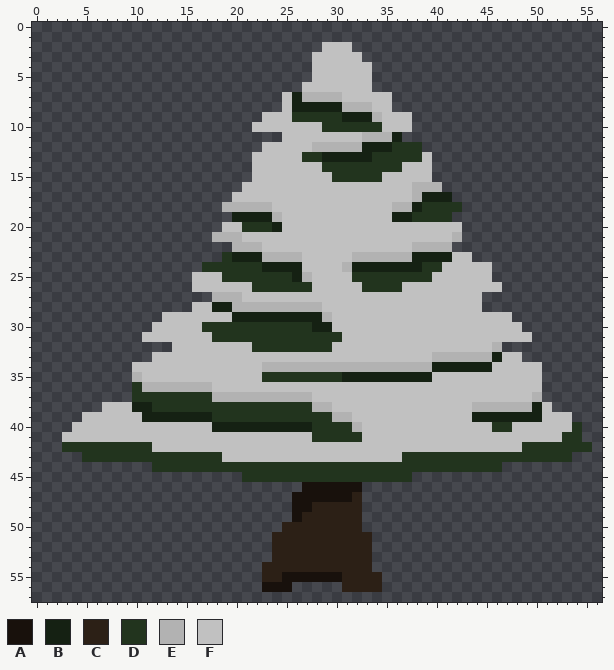
Edited in one commit: pixel-art sprite (resources/images/obstacles/sapin enneigé.png). Above: the version before the commit.
The file is 57x58 pixels.
Palette (. is transparent): A #18110c  B #152113  C #2c2016  D #22341e  E #b2b2b2  F #c1c1c1
Pixels before (only the part around the change), first column x 0:
 0 .........................................................
 1 .........................................................
 2 .............................FFF.........................
 3 ............................FFFFF........................
 4 ............................FFFFFF.......................
 5 ............................FFFFFF.......................
 6 ...........................FFFFFFF.......................
 7 .........................FBEEEEFFFFF.....................
 8 .........................FBBBBBEEEFF.....................
 9 .......................FFFDDDDDBBBEFFF...................
10 ......................FFFFFFFDDDDDDFFF...................
11 .........................FFFFFFFFEEEB....................
12 .......................FFFFFEEEEEBBBDDD..................
13 ......................FFFFFDDBBBBBDDDDDF.................
14 ......................FFFFFFFDDDDDDDDFFF.................
15 ......................FFFFFFFFDDDDDFFFFF.................
16 .....................FFFFFFFFFFFFFFFFFEEE................
17 ....................FFFFFFFFFFFFFFFFFFEBBB...............
18 ...................EEEEEFFFFFFFFFFFFEEBDDDD..............
19 ....................BBBBEFFFFFFFFFFFBBDDDD...............
20 ...................FFDDDBFFFFFFFFFFFFFFFFFF..............
21 ..................EEEFFFFFFFFFFFFFFFFFFFFFE..............
22 ....................EEEFFFFFFFFFFFFFFFEEEE...............
23 ...................DBBBEEEEFFFFFEEEEEEBBBBFF.............
24 .................DDDDDDBBBBFFFFEBBBBBBBDDFFFFF...........
25 ................FFFDDDDDDDBEFFFFDDDDDDDDFFFFFF...........
26 ................FFFFFFDDDDDDFFFFFDDDDFFFFFFFFFF..........
27 ..................EEEFFFFFFFFFFFFFFFFFFFFFFFF............
28 ................FFBBEEEEEEEEEFFFFFFFFFFFFFFFF............
29 .............FFFFFFFBBBBBBBBBEFFFFFFFFFFFFFFFFFF.........
30 ............FFFFFDDDDDDDDDDDBBFFFFFFFFFFFFFFFFFFF........
31 ...........FFFFFFFDDDDDDDDDDDDDFFFFFFFFFFFFFFFFFFF.......
32 ..............FFFFFFFFDDDDDDDDFFFFFFFFFFFFFFFFE..........
33 ............FFFFFFFFFFFFFFFFFFFFFFFFFFFFEEEEEEBFF........
34 ..........FFFFFFFFFFFFFEEEEEEEEEEEEEEEEEBBBBBBFFFFF......
35 ..........EFFFFFFFFFFFFDDDDDDDDBBBBBBBBBFFFFFFFFFFF......
36 ..........DEEEEEEEFFFFFFFFFFFFFFFFFFFFFFFFFFFFFFFFF......
37 ..........DDDDDDDDEEEEEEEEEEFFFFFFFFFFFFFFFFFFFFFFE......
38 .......FFFBBDDDDDDDDDDDDDDDDEEFFFFFFFFFFFFFFEEEEEEBF.....
39 .....FFFFFFBBBBBBBDDDDDDDDDDDDEEFFFFFFFFFFFFBBBBBBBFFF...
40 ....FFFFFFFFFFFFFFBBBBBBBBBBDDDDEFFFFFFFFFFFFFDDFFFFFFD..
41 ...FFFFFFFFFFFFFFFFFFFFFFFFFDDDDDFFFFFFFFFFFFFFFFFFFFDD..
42 ...DDDDDDDDDFFFFFFFFFFFFFFFFFFFFFFFFFFFFFFFFFFFFFDDDDDDD.
43 .....DDDDDDDDDDDDDDFFFFFFFFFFFFFFFFFFDDDDDDDDDDDDDDDDD...
44 ............DDDDDDDDDDDDDDDDDDDDDDDDDDDDDDDDDDD..........
45 .....................DDDDDDDDDDDDDDDDD...................
46 ...........................AAAAAA........................
47 ..........................AAAAAAC........................
48 ..........................AACCCCC........................
49 ..........................ACCCCCC........................
50 .........................CCCCCCCC........................
51 ........................CCCCCCCCCC.......................
52 ........................CCCCCCCCCC.......................
53 ........................CCCCCCCCCC.......................
54 .......................CCCCCCCCCCC.......................
55 .......................CCAAAAAACCCC......................
56 .......................AAA.....CCCC......................
57 .........................................................
Once edited:
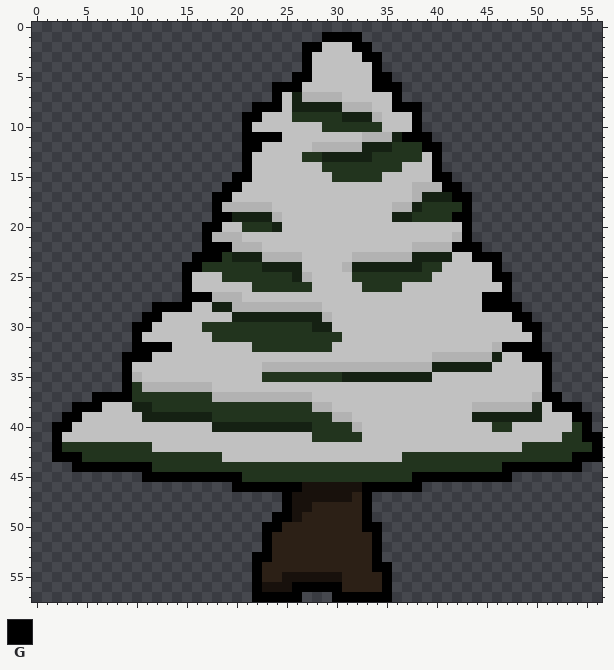
Colours new in this view: G #000000
The edit:
Changed rows in their new state; - is an unchanged pixel.
first column x 2:
 1 ---------------------------GGGG------------------------
 2 -------------------------GG---GG-----------------------
 3 -------------------------G-----GG----------------------
 4 -------------------------G------G----------------------
 5 ------------------------GG------GG---------------------
 6 ----------------------GGG-------GGG--------------------
 7 ----------------------G-----------G--------------------
 8 --------------------GGG-----------GGG------------------
 9 -------------------GG---------------G------------------
10 -------------------G----------------G------------------
11 -------------------GGGG------------GGG-----------------
12 -------------------GG----------------GG----------------
13 -------------------G------------------G----------------
14 -------------------G------------------G----------------
15 ------------------GG------------------GG---------------
16 -----------------GG--------------------GG--------------
17 ----------------GG----------------------GG-------------
18 ----------------G------------------------G-------------
19 ----------------GG----------------------GG-------------
20 ---------------GG------------------------G-------------
21 ---------------G-------------------------G-------------
22 ---------------GGG----------------------GGG------------
23 --------------GGG-------------------------GGG----------
24 -------------GG-----------------------------G----------
25 -------------G------------------------------GG---------
26 -------------G-------------------------------G---------
27 -------------GGG---------------------------GGG---------
28 ----------GGGG-----------------------------GGGG--------
29 ---------GG-----------------------------------GG-------
30 --------GG-------------------------------------GG------
31 --------G---------------------------------------G------
32 --------GGGG---------------------------------GGGG------
33 -------GGG-------------------------------------GGG-----
34 -------G-----------------------------------------G-----
35 -------G-----------------------------------------G-----
36 -------G-----------------------------------------G-----
37 ----GGGG-----------------------------------------GG----
38 --GGG---------------------------------------------GGG--
39 -GG-------------------------------------------------GG-
40 GG---------------------------------------------------G-
41 G----------------------------------------------------GG
42 G-----------------------------------------------------G
43 GGG-------------------------------------------------GGG
44 --GGGGGGGG-----------------------------------GGGGGGGG--
45 ---------GGGGGGGGGG-----------------GGGGGGGGGG---------
46 ------------------GGGGGGG------GGGGGG------------------
47 -----------------------G-------G-----------------------
48 -----------------------G-------G-----------------------
49 ----------------------GG-------G-----------------------
50 ---------------------GG--------GG----------------------
51 ---------------------G----------G----------------------
52 ---------------------G----------G----------------------
53 --------------------GG----------G----------------------
54 --------------------G-----------GG---------------------
55 --------------------G------------G---------------------
56 --------------------G---GGGGG----G---------------------
57 --------------------GGGGG---GGGGGG---------------------
